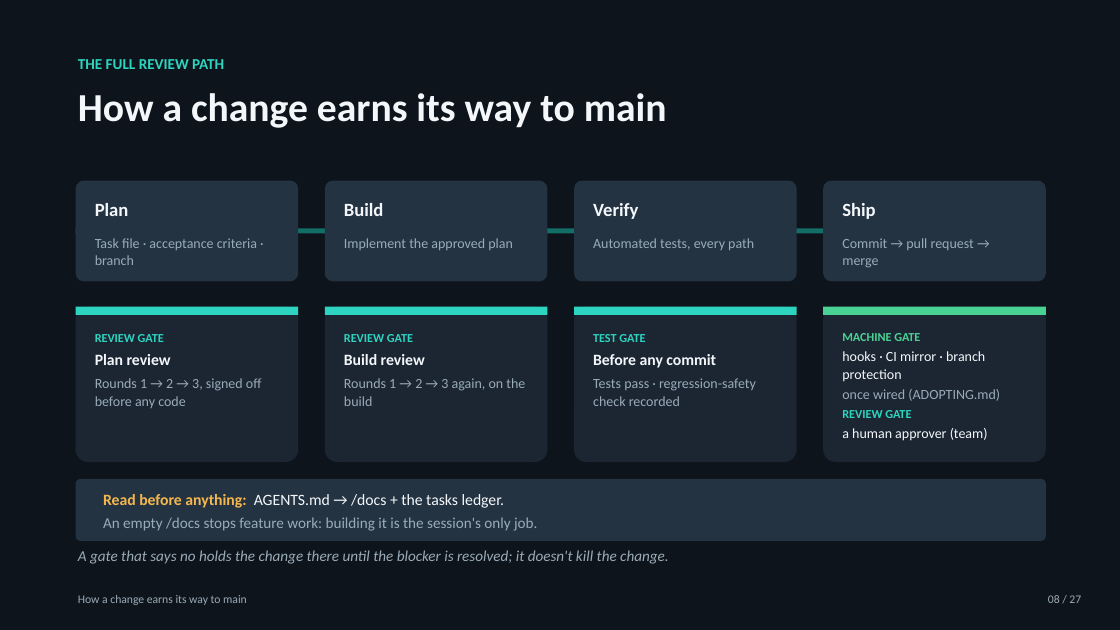
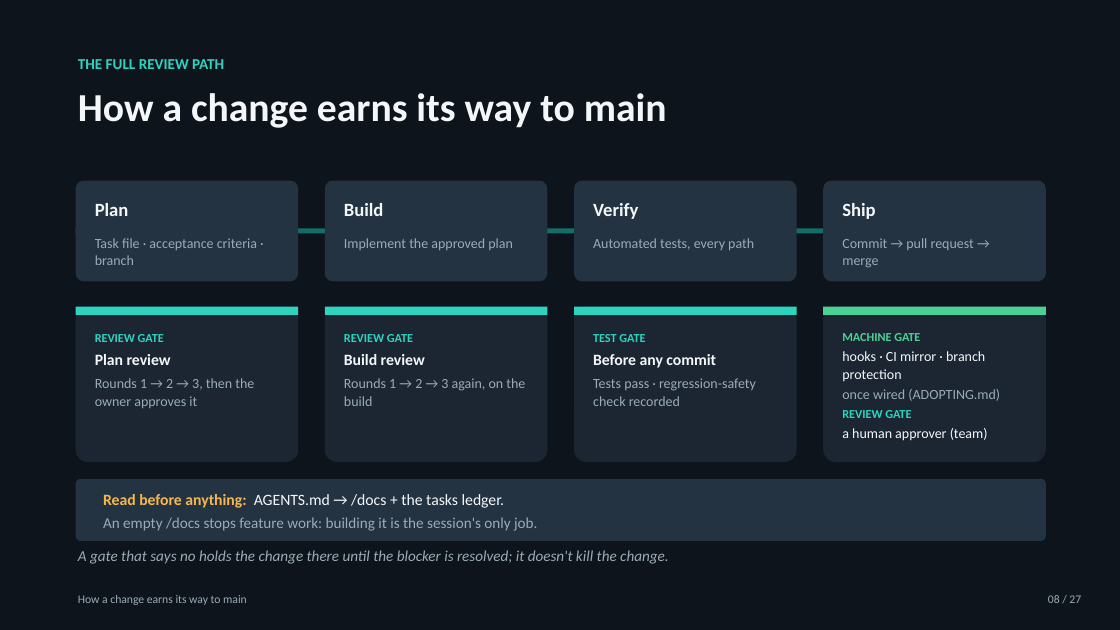
Before and after one commit to drewcurley/agentic-playbook, a slide deck: slide 8 of Agentic-Starter-Overview.pptx. Drawn at 1120x630 pixels with LibreOffice and Linux fonts; fonts in the diff are those of the drawing. Boxes give left, top, right and bottom in pixels: in the first picture for what was removed or moved away, otherwise in the second. Text is boxed around its words. In the diff, an @@ line names an element or a change of style, - is before the commit and + after.

```diff
--- a/Agentic-Starter-Overview.pptx
+++ b/Agentic-Starter-Overview.pptx
@@ text at bbox=[95, 378, 254, 408]: text changed @@
-Rounds 1 → 2 → 3, signed off before any code
+Rounds 1 → 2 → 3, then the owner approves it
```
Also in this commit, not shown: 1 other slide changed, 13 other files.
